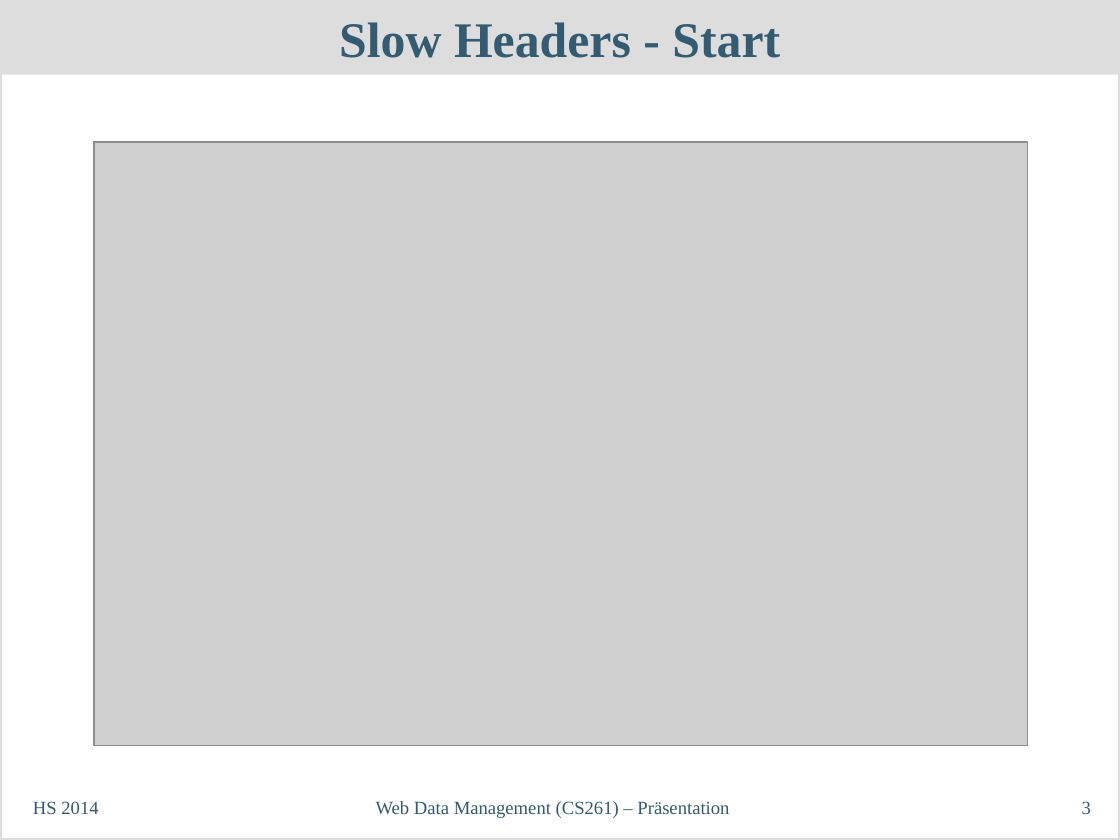
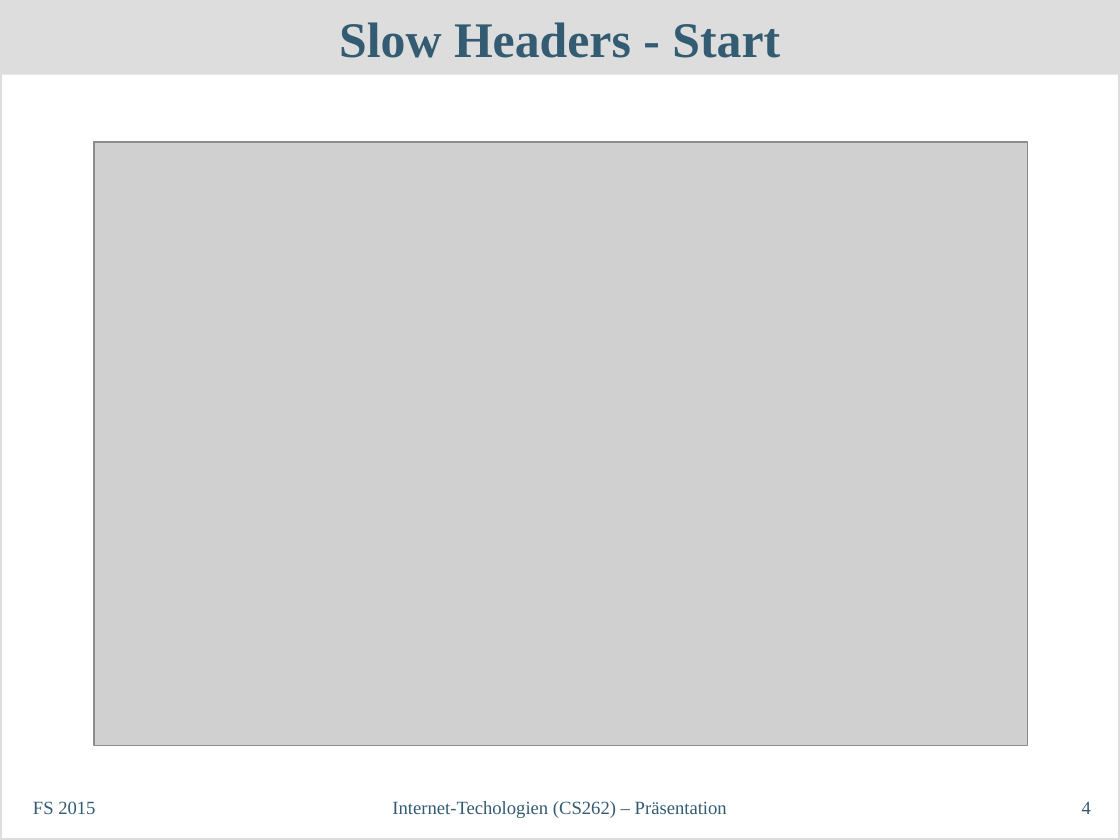
Before and after one commit to philipp-oldenburg/dos, a slide deck: slide 4 of Abschlusspräsentation/InetTech-Präsentation.odp (slide 3 before the commit). Drawn at 1120x840 pixels with LibreOffice and Linux fonts; fonts in the diff are those of the drawing; grey boxes stand for pictures. Boxes give left, top, right and bottom in pixels: in the first picture for what was removed or moved away, otherwise in the second. Text is boxed around its words. In the diff, an @@ line names an element or a change of style, - is before the commit and + after.

```diff
--- a/Abschlusspräsentation/InetTech-Präsentation.odp
+++ b/Abschlusspräsentation/InetTech-Präsentation.odp
@@ text at [33,801,95,814]: text changed @@
-HS 2014
+FS 2015
@@ text at [392,801,727,818]: text changed @@
-Web Data Management (CS261) – Präsentation
+Internet-Techologien (CS262) – Präsentation
@@ page number at [1082,801,1091,814]: text changed @@
-3
+4
```
Also in this commit, not shown: 3 other slides changed, 1 slide added, 2 other files.
